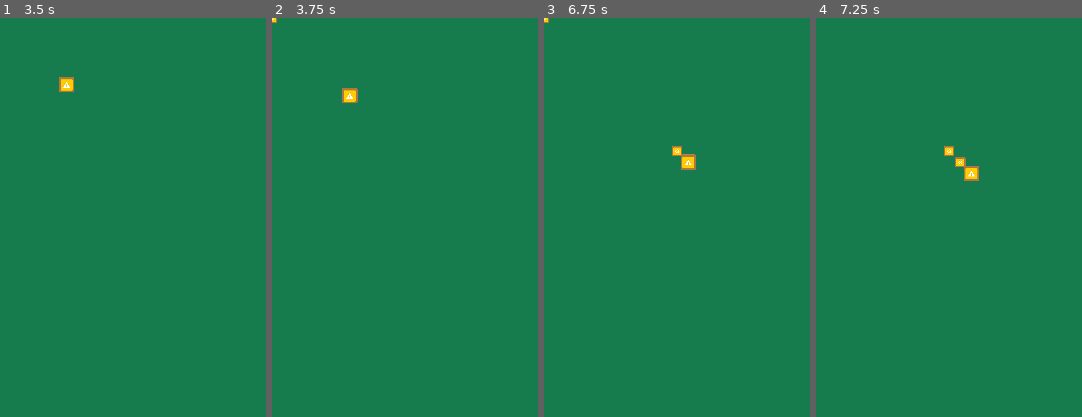
Above: before the commit, frames 1-4 (left to right).
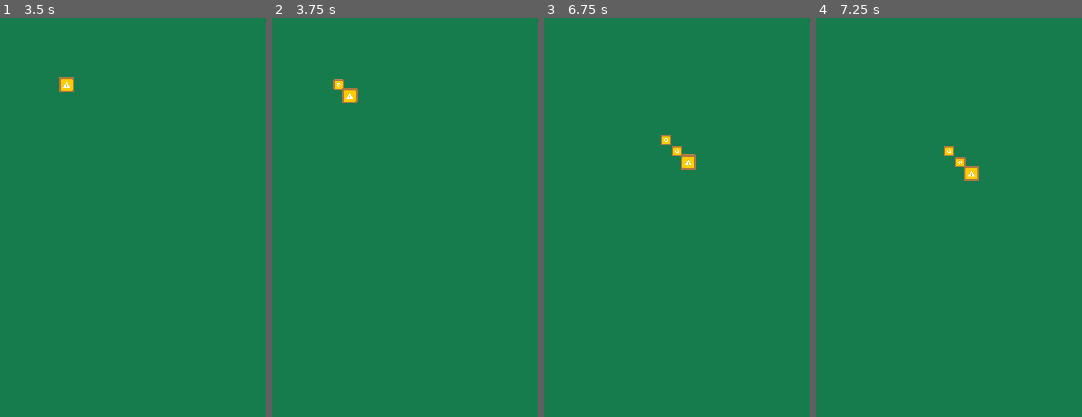
Above: after the commit, the same moments.

Repository: JanBat/GodotSandboxFun
Game: Godot game, scene res://snake.tscn
Same seed, same stepped clock (60 frames per second), same inputs: the game is played once before the commit and once after it. This scene is started directly instead of the project's main scene.
Inputs:
- Up to frame 1 (3.5 s): tap Enter at 0.5 s; hold Right (steer_right) 0.53-1.28 s; tap Up (steer_ahead) every 0.75 s from 0.6 to 2.85 s; hold Down (steer_back) 1.28-2.03 s; tap Space at 2 s; hold Right (steer_right) from 2.03 s (still down)
- Up to frame 2 (3.75 s): tap Enter at 3.5 s; release Right (steer_right) at 3.53 s; hold Left (steer_left) from 3.53 s (still down); tap Up (steer_ahead) at 3.6 s
- Up to frame 3 (6.75 s): tap Up (steer_ahead) every 0.75 s from 4.35 to 6.6 s; tap Space at 5, 6.5 s; release Left (steer_left) at 5.03 s; hold Down (steer_back) 5.03-5.78 s; tap Enter at 5.75 s; hold Right (steer_right) from 5.78 s (still down)
- Up to frame 4 (7.25 s): keep holding Right (steer_right)
The pictures show only the part of the screen within x 0-50%, y 0-50%; the shares and areas given below are measured in that part.

Frame 1 is identical in both runs. In frame 2, 0.1% of the frame differs, in the area x 0-28%, y 0-19%; in frame 3, 0.1%; in frame 4, nothing differs.

Commit message:
move/eat order + cleanup

Diff:
--- a/snake.gd
+++ b/snake.gd
@@ -61,15 +61,18 @@
 
 
 func _on_move_timer_timeout():
-	move()
+
 	if coins_eaten:
 		var new_last = SnakeSegment.new()
 		add_sibling(new_last)
+		new_last.position = last_segment().position
 		new_last.next_segment = null
 		new_last.connect_move_signal(last_segment().moved)
 		last_segment().next_segment = new_last
 		# breakpoint
 		coins_eaten -= 1
+
+	move()
 
 
 func _process(_delta):
--- a/snake_on_tilemap_test.tscn
+++ /dev/null
@@ -1,12 +0,0 @@
-[gd_scene load_steps=3 format=3 uid="uid://hwjy6px05ja6"]
-
-[ext_resource type="PackedScene" uid="uid://c4kc222i88ts2" path="res://tile_scene.tscn" id="1_6j0dg"]
-[ext_resource type="PackedScene" uid="uid://dsjhm1josomyh" path="res://snake.tscn" id="2_woes0"]
-
-[node name="SnakeOnTilemapTest" type="Node2D"]
-
-[node name="Tile_scene" parent="." instance=ExtResource("1_6j0dg")]
-
-[node name="Snake" parent="." instance=ExtResource("2_woes0")]
-
-[editable path="Tile_scene"]
